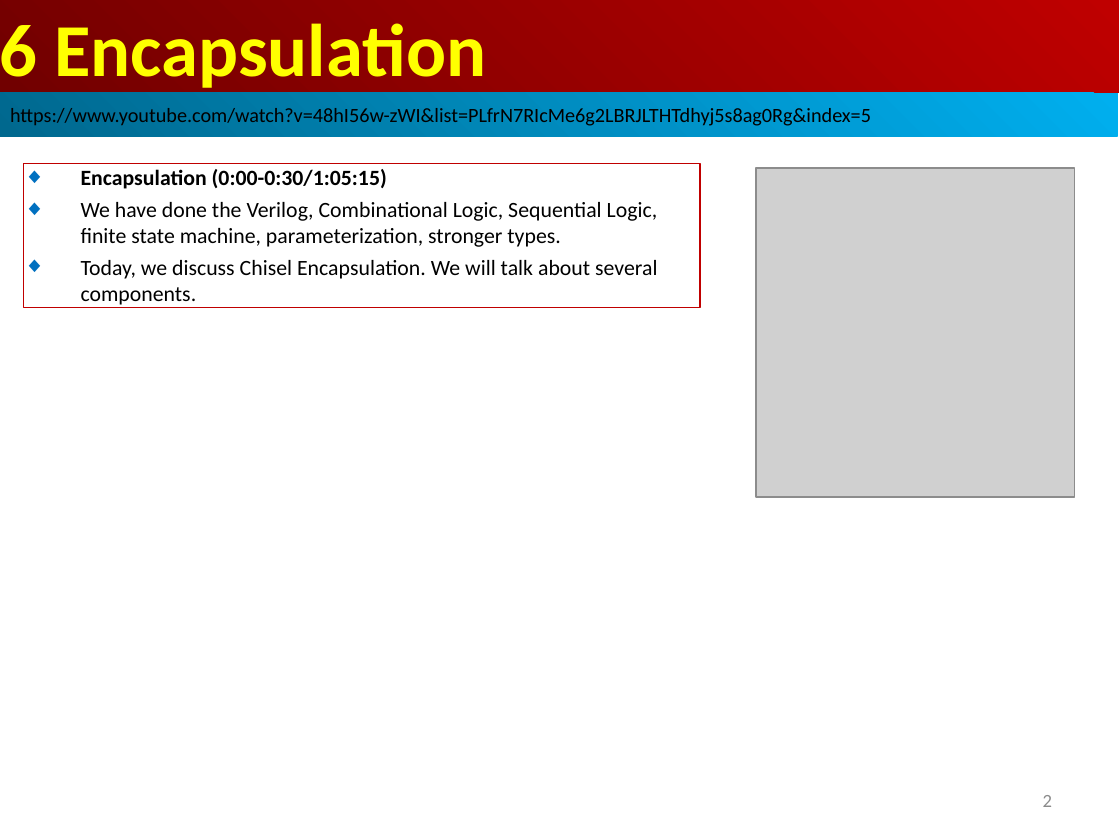
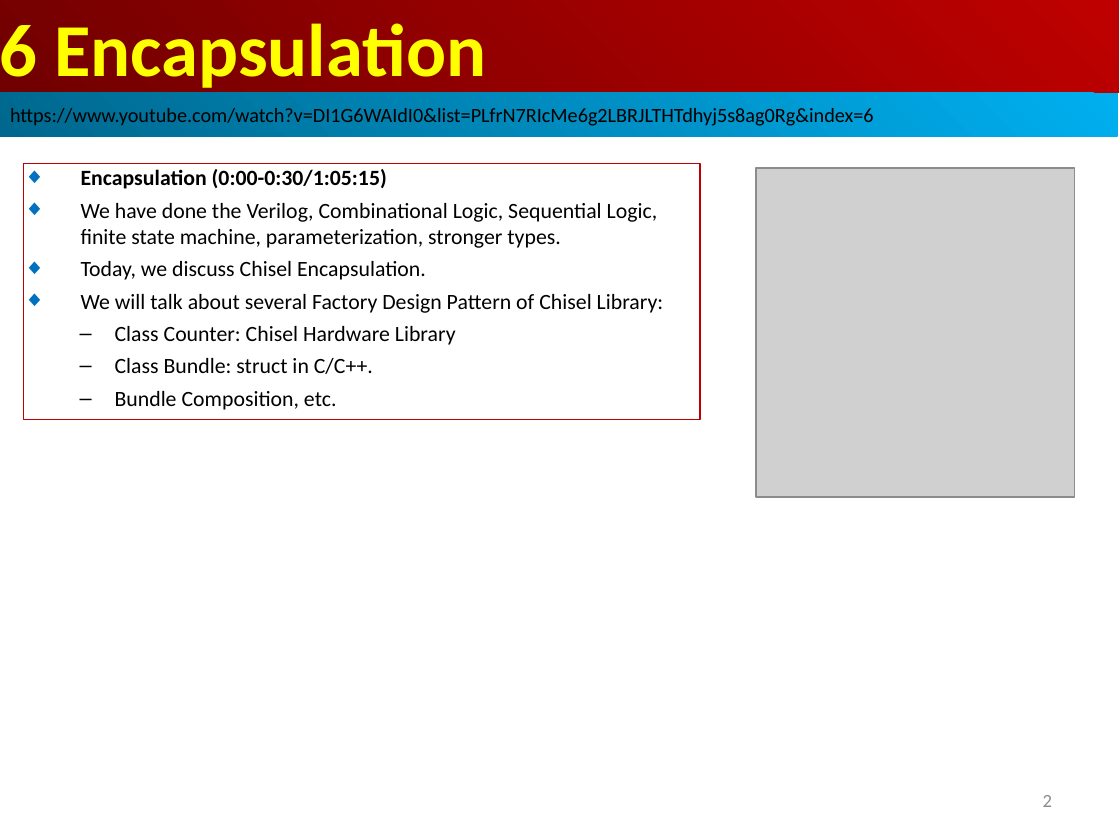
Before and after one commit to peterhchen/AIU_CS800_Chisel, a slide deck: slide 2 of 500_UCSC_HWD/006_Encap/000_Video/006.Encap.ppt. Drawn at 1120x840 pixels with LibreOffice and Linux fonts; fonts in the diff are those of the drawing; grey boxes stand for pictures. Boxes give left, top, right and bottom in pixels: in the first picture for what was removed or moved away, otherwise in the second. Text is boxed around its words. In the diff, an @@ line names an element or a change of style, - is before the commit and + after.

```diff
--- a/500_UCSC_HWD/006_Encap/000_Video/006.Encap.ppt
+++ b/500_UCSC_HWD/006_Encap/000_Video/006.Encap.ppt
@@ text in rectangle at bbox=[10, 105, 874, 128]: text changed @@
-https://www.youtube.com/watch?v=48hI56w-zWI&list=PLfrN7RIcMe6g2LBRJLTHTdhyj5s8ag0Rg&index=5
+https://www.youtube.com/watch?v=DI1G6WAIdI0&list=PLfrN7RIcMe6g2LBRJLTHTdhyj5s8ag0Rg&index=6
@@ rectangle "Encapsulation (0:00-0:30/1:05:15)": place and size @@
-rectangle "Encapsulation (0:00-0:30/1:05:15)" at bbox=[24, 164, 700, 308]
+rectangle "Encapsulation (0:00-0:30/1:05:15)" at bbox=[24, 164, 700, 420]
@@ text in rectangle at bbox=[81, 261, 664, 410]: text changed @@
-◆ Today, we discuss Chisel Encapsulation. We will talk about several components.
+◆ Today, we discuss Chisel Encapsulation.
+◆ We will talk about several Factory Design Pattern of Chisel Library:
+  – Class Counter: Chisel Hardware Library
+  – Class Bundle: struct in C/C++.
+  – Bundle Composition, etc.
```
Also in this commit, not shown: 20 other slides changed, 21 slides added.
